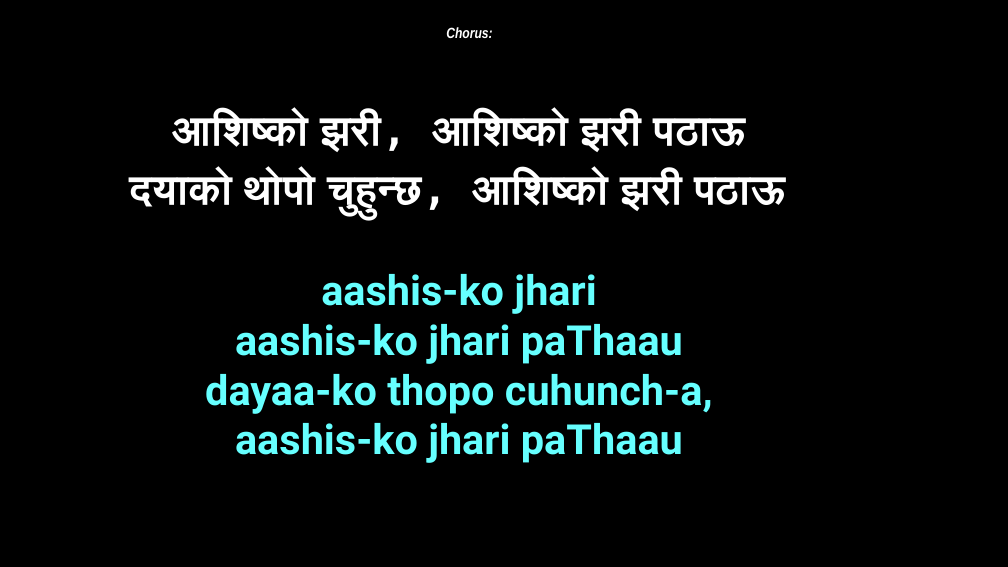
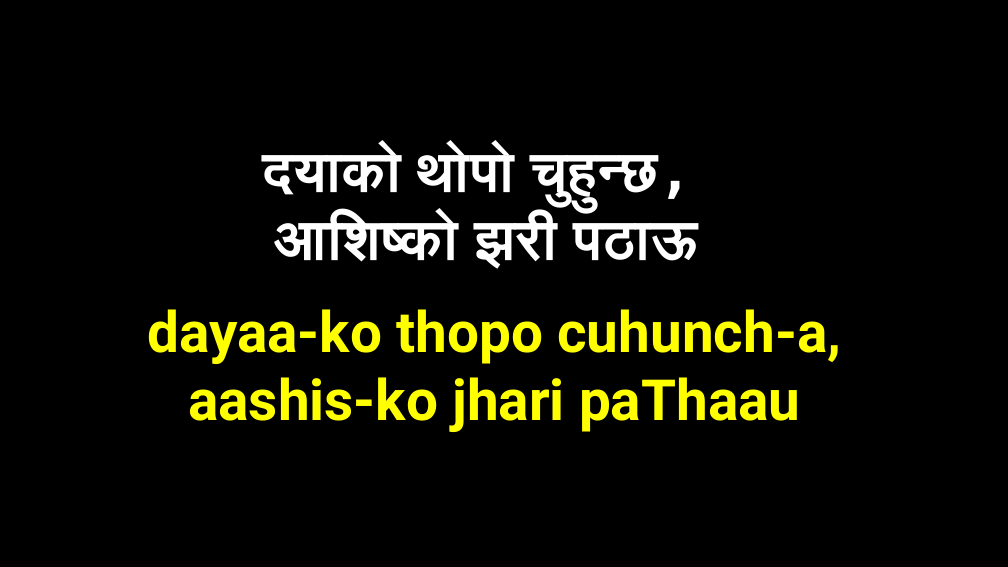
Before and after one commit to sujanay/Nepali-christian-songs-slides, a slide deck: slide 13 of Bhajan/B332 - पर्नेछ आशिष्को झरी.pptx (slide 7 before the commit). Drawn at 1008x567 pixels with LibreOffice and Linux fonts; fonts in the diff are those of the drawing. Boxes give left, top, right and bottom in pixels: in the first picture for what was removed or moved away, otherwise in the second. Text is boxed around its words. In the diff, an @@ line names an element or a change of style, - is before the commit and + after.

```diff
--- a/Bhajan/B332 - पर्नेछ आशिष्को झरी.pptx
+++ b/Bhajan/B332 - पर्नेछ आशिष्को झरी.pptx
@@ text removed at [446, 27, 492, 38] @@
-Chorus:
@@ text "दयाको थोपो चुहुन्छ,": place and size @@
-text "दयाको थोपो चुहुन्छ," at [129, 113, 786, 463]
+text "दयाको थोपो चुहुन्छ," at [147, 146, 841, 432]
@@ text at [262, 146, 699, 269]: text changed; size 40 to 54 pt @@
-आशिष्को झरी, आशिष्को झरी पठाऊ
-दयाको थोपो चुहुन्छ, आशिष्को झरी पठाऊ
-aashis-ko jhari
-aashis-ko jhari paThaau
+दयाको थोपो चुहुन्छ,
+आशिष्को झरी पठाऊ
@@ text at [147, 309, 841, 432]: size 39.5 to 54 pt, text colour #66FFFF to #FFFF00 in "dayaa-ko thopo cuhunch-a,", "aashis-ko jhari paThaau" @@
```
Also in this commit, not shown: 7 other slides changed, 5 slides added, 1 slide removed, 19 other files.
